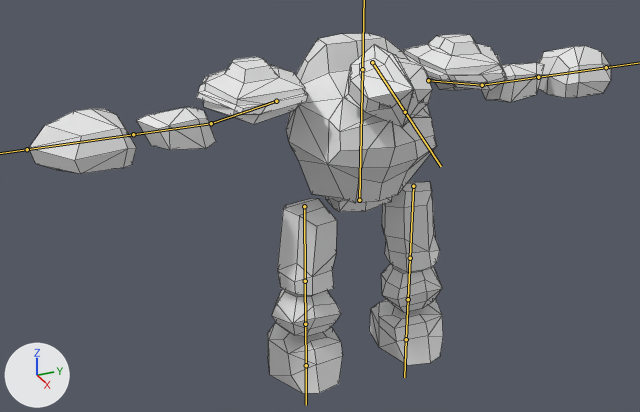
The FBX model Assets/Raw/Golem_fbx.fbx: old version first, new version second.
Rendered twice from a 50 mm lens placed at (11.41, -5.78, 8.51), pointed at (0.32, -0.79, 2.96). The axes (+X, +Y, +Z) are drawn at lower left. The lights are the same throughout. The bones that bend it are drawn over the model as lines. Mesh edges are drawn as thin lines.
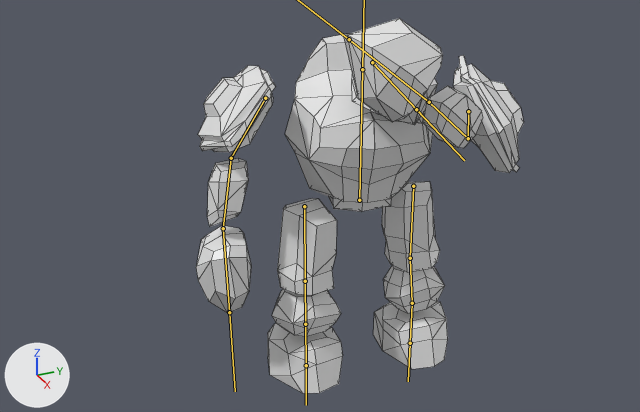
The newer file adds an action. The first version stands in its rest pose; the second is drawn at frame 19 of the action 'Armature|attack_2'.

Pixel boxes [x1, y1, x2, y2] of what changed, in the pictures (640 x 412 px):
'Cube', posed (44% narrower)
    before: [29, 33, 611, 393]
    after: [196, 18, 524, 393]
bone 'Bone.003', root to tip
    before: (428, 80) to (482, 85)
    after: (468, 111) to (468, 138)
bone 'Bone.004', root to tip
    before: (482, 85) to (538, 77)
    after: (468, 138) to (429, 102)
bone 'Bone.005', root to tip
    before: (538, 77) to (606, 67)
    after: (429, 102) to (349, 39)
bone 'Bone.006', root to tip
    before: (276, 101) to (211, 123)
    after: (265, 98) to (231, 158)
bone 'Bone.007', root to tip
    before: (211, 123) to (133, 134)
    after: (231, 158) to (223, 228)
bone 'Bone.008', root to tip
    before: (133, 134) to (27, 149)
    after: (223, 228) to (229, 312)
bone 'Bone.012', root to tip
    before: (410, 258) to (408, 299)
    after: (410, 258) to (412, 303)
bone 'Bone.013', root to tip
    before: (408, 299) to (406, 339)
    after: (412, 303) to (410, 343)
bone 'Bone.001', root to tip
    before: (372, 62) to (405, 112)
    after: (372, 62) to (416, 109)

Edits to the bpy script that builds the scene:
```text
Change bone_bone:
    where bone_bone = bpy.data.objects['Armature'].pose.bones['Bone']
    bone_bone.rotation_quaternion: (1.0, 0.0, 0.0, 0.0) -> (0.99, 0.0, -0.142, 0.0)  # degrees (0, 0, 0) -> degrees (0, -16, 0)
Change bone_bone_003:
    where bone_bone_003 = bpy.data.objects['Armature'].pose.bones['Bone.003']
    bone_bone_003.location: (0.0, 0.0, 0.0) -> (0.48, 0.07, -0.09)
    bone_bone_003.rotation_quaternion: (1.0, 0.0, 0.0, 0.0) -> (0.463, -0.418, -0.149, -0.767)  # degrees (0, 0, 0) -> degrees (-15, -51, -111)
Change bone_bone_004:
    where bone_bone_004 = bpy.data.objects['Armature'].pose.bones['Bone.004']  # child of 'Bone.003'
    bone_bone_004.rotation_quaternion: (1.0, 0.0, 0.0, 0.0) -> (0.78, -0.323, -0.396, -0.363)  # degrees (0, 0, 0) -> degrees (-24, -58, -36)
Change bone_bone_005:
    where bone_bone_005 = bpy.data.objects['Armature'].pose.bones['Bone.005']  # child of 'Bone.004'
    bone_bone_005.rotation_quaternion: (1.0, 0.0, 0.0, 0.0) -> (0.985, -0.174, 0.0, 0.0)  # degrees (0, 0, 0) -> degrees (-20, 0, 0)
Change bone_bone_006:
    where bone_bone_006 = bpy.data.objects['Armature'].pose.bones['Bone.006']
    bone_bone_006.location: (0.0, 0.0, 0.0) -> (-0.08, 0.05, -0.05)
    bone_bone_006.rotation_quaternion: (1.0, 0.0, 0.0, 0.0) -> (0.92, 0.333, 0.079, 0.188)  # degrees (0, 0, 0) -> degrees (40, 1, 24)
Change bone_bone_007:
    where bone_bone_007 = bpy.data.objects['Armature'].pose.bones['Bone.007']  # child of 'Bone.006'
    bone_bone_007.rotation_quaternion: (1.0, 0.0, 0.0, 0.0) -> (0.954, -0.301, 0.001, 0.004)  # degrees (0, 0, 0) -> degrees (-35, 0, 0)
Change bone_bone_008:
    where bone_bone_008 = bpy.data.objects['Armature'].pose.bones['Bone.008']  # child of 'Bone.007'
    bone_bone_008.rotation_quaternion: (1.0, 0.0, 0.0, 0.0) -> (0.996, -0.087, 0.0, 0.0)  # degrees (0, 0, 0) -> degrees (-10, 0, 0)
Change bone_bone_012:
    where bone_bone_012 = bpy.data.objects['Armature'].pose.bones['Bone.012']  # child of 'Bone.011'
    bone_bone_012.rotation_quaternion: (1.0, 0.0, 0.0, 0.0) -> (0.996, -0.087, 0.0, 0.0)  # degrees (0, 0, 0) -> degrees (-10, 0, 0)
Change bone_bone_013:
    where bone_bone_013 = bpy.data.objects['Armature'].pose.bones['Bone.013']  # child of 'Bone.012'
    bone_bone_013.rotation_quaternion: (1.0, 0.0, 0.0, 0.0) -> (0.996, 0.0, 0.0, 0.087)  # degrees (0, 0, 0) -> degrees (0, 0, 10)
Change bone_bone_001:
    where bone_bone_001 = bpy.data.objects['Armature'].pose.bones['Bone.001']
    bone_bone_001.rotation_quaternion: (1.0, 0.0, 0.0, 0.0) -> (0.996, -0.086, 0.0, 0.0)  # degrees (0, 0, 0) -> degrees (-10, 0, 0)
```
